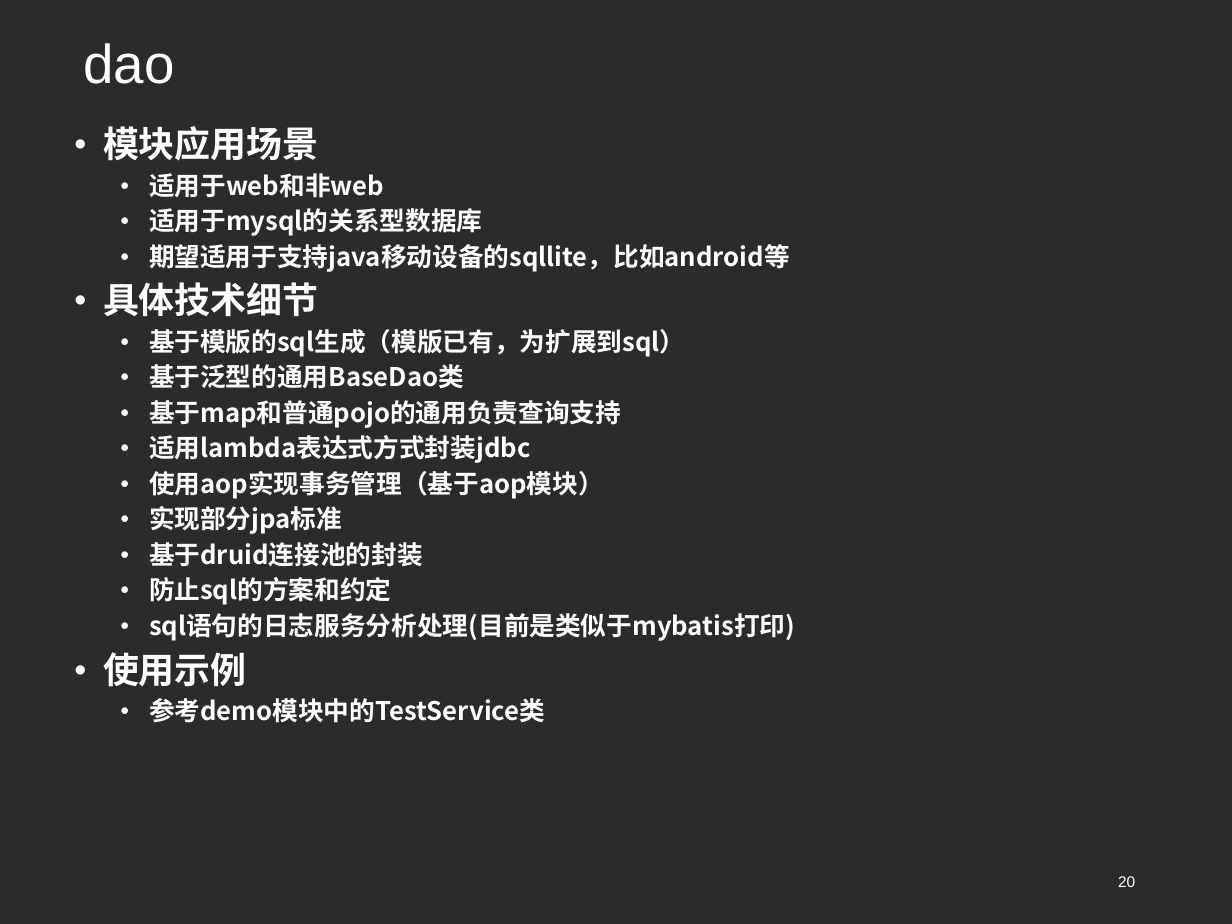
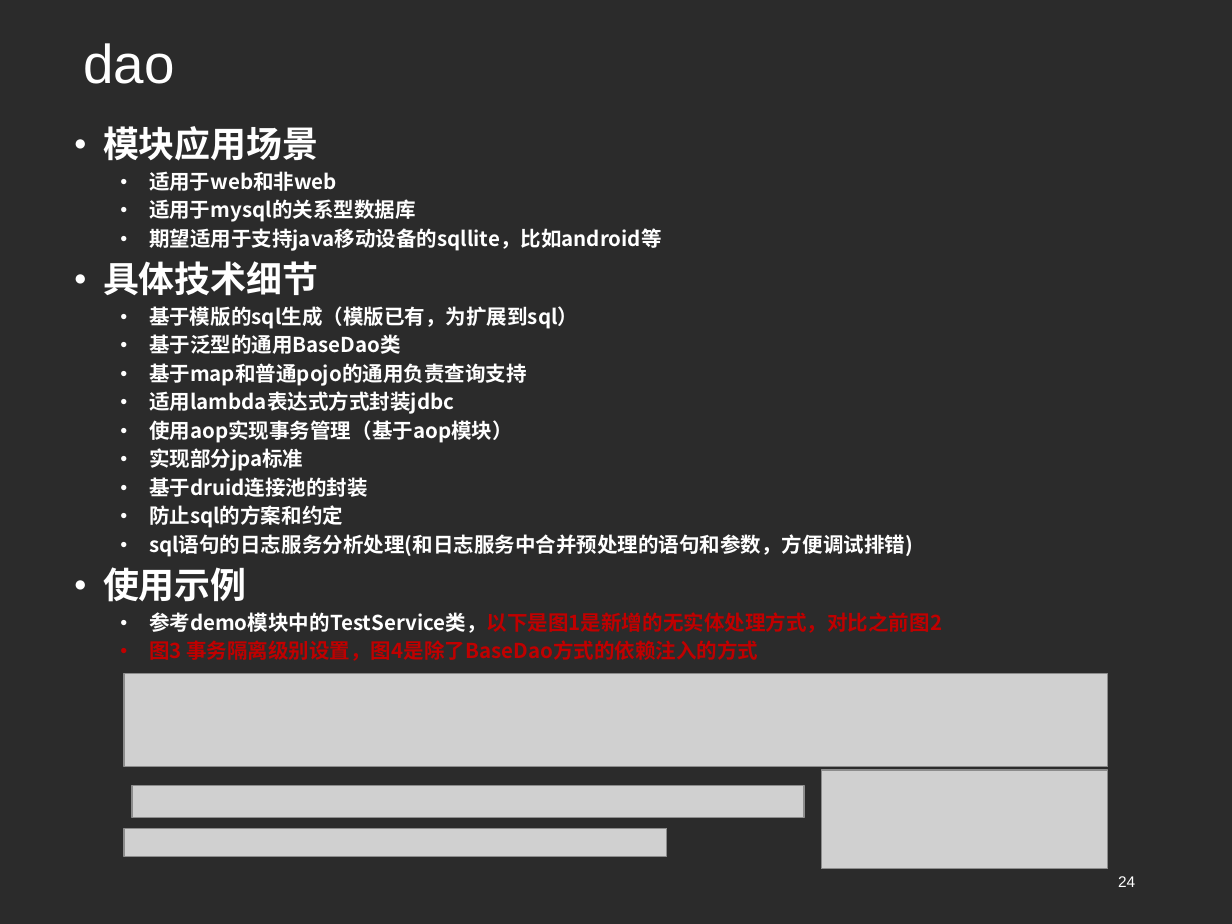
Before and after one commit to wlzsoft/simplify-framework, a slide deck: slide 24 of src/doc/simplify框架预演稿20161116.ppt (slide 20 before the commit). Drawn at 1232x924 pixels with LibreOffice and Linux fonts; fonts in the diff are those of the drawing; grey boxes stand for pictures; background and template pictures are left out; a plain dark background stands for a picture behind light text. Boxes give left, top, right and bottom in pixels: in the first picture for what was removed or moved away, otherwise in the second. Text is boxed around its words. In the diff, an @@ line names an element or a change of style, - is before the commit and + after.

```diff
--- a/src/doc/simplify框架预演稿20161116.ppt
+++ b/src/doc/simplify框架预演稿20161116.ppt
@@ subtitle at box(149, 171, 662, 528): size 15 to 12 pt in "适用于web和非web", "适用于mysql的关系型数据库", "期望适用于支持java移动设备的sqllite，比如android等", "基于模版的sql生成（模版已有，为扩展到sql）" and 7 more places @@
@@ subtitle at box(149, 534, 913, 557): text changed; size 15 to 12 pt @@
-  ● sql语句的日志服务分析处理(目前是类似于mybatis打印)
+  ● sql语句的日志服务分析处理(和日志服务中合并预处理的语句和参数，方便调试排错)
@@ subtitle at box(149, 612, 942, 661): text changed; size 15 to 12 pt; text colour #FFFFFF to #C00000 @@
-  ● 参考demo模块中的TestService类
+  ● 参考demo模块中的TestService类，以下是图1是新增的无实体处理方式，对比之前图2
+  ● 图3 事务隔离级别设置，图4是除了BaseDao方式的依赖注入的方式
@@ picture added at box(124, 674, 1108, 766) @@
@@ picture added at box(822, 770, 1108, 869) @@
@@ picture added at box(132, 786, 803, 818) @@
@@ picture added at box(124, 828, 668, 856) @@
@@ page number at box(1118, 876, 1135, 887): text changed @@
-20
+24
```
Also in this commit, not shown: 5 other slides changed, 6 slides added, 1 slide removed.
